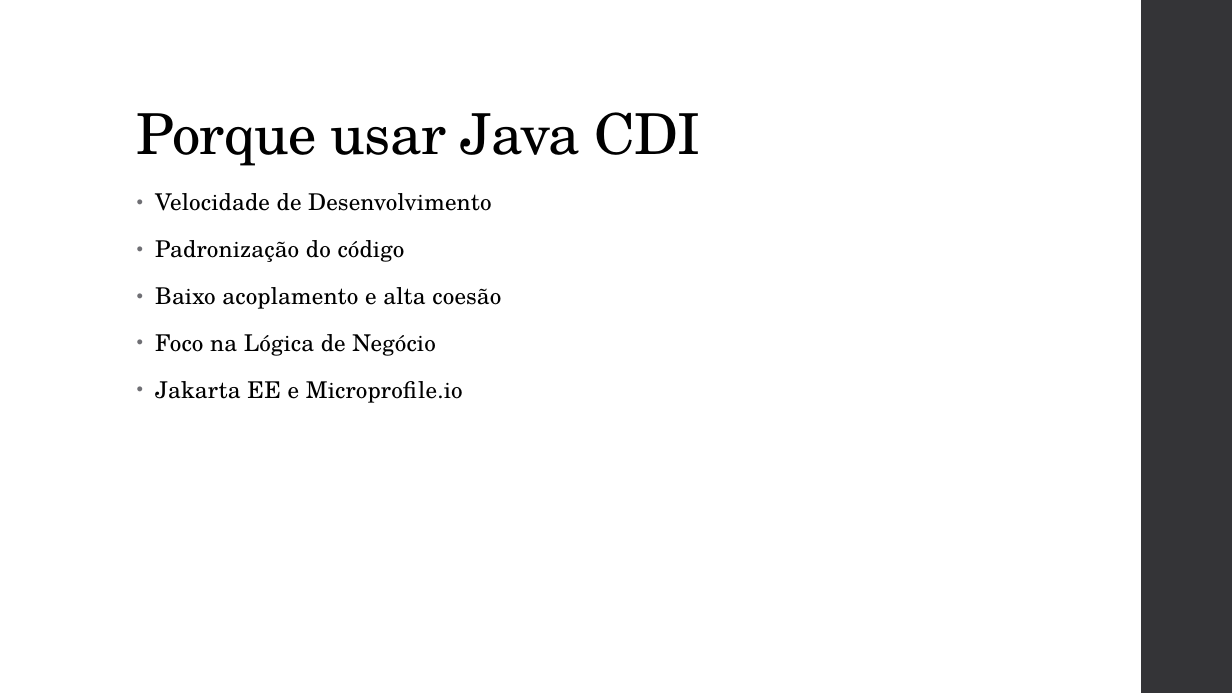
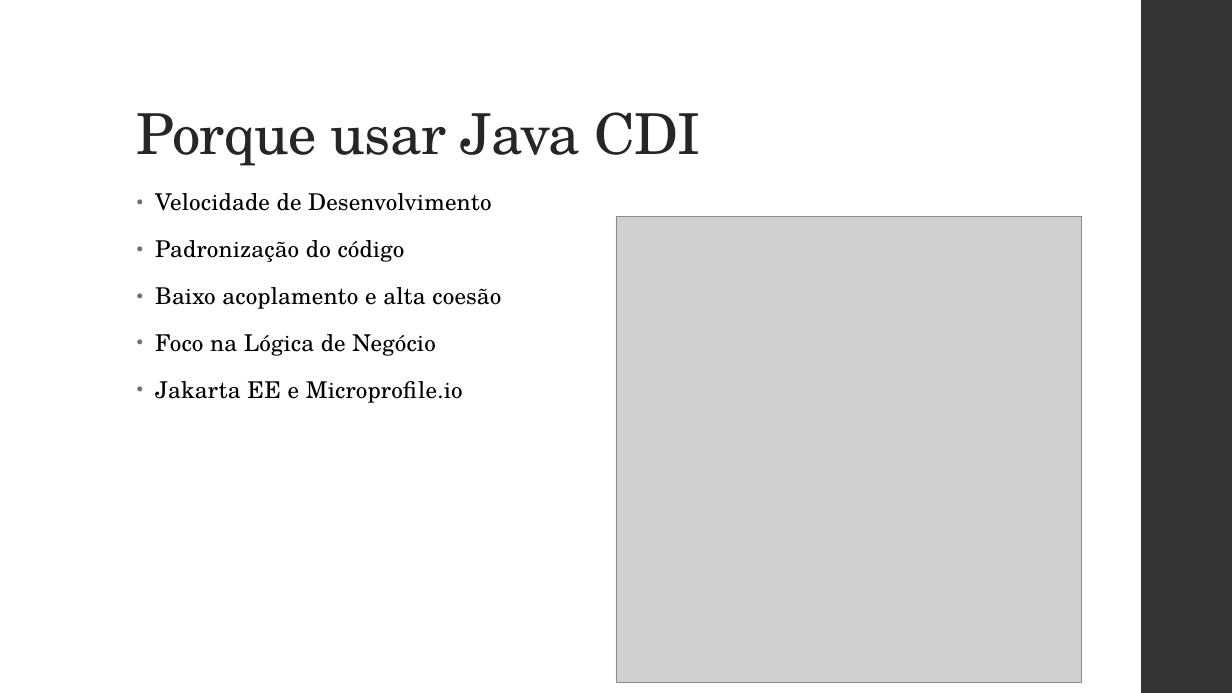
Before and after one commit to vepo/cdi-tutorial, a slide deck: slide 6 of resource/Java CDI.pptx (slide 5 before the commit). Drawn at 1232x693 pixels with LibreOffice and Linux fonts; fonts in the diff are those of the drawing; grey boxes stand for pictures. Boxes give left, top, right and bottom in pixels: in the first picture for what was removed or moved away, otherwise in the second. Text is boxed around its words. In the diff, an @@ line names an element or a change of style, - is before the commit and + after.

```diff
--- a/resource/Java CDI.pptx
+++ b/resource/Java CDI.pptx
@@ title "Porque usar Java CDI" at (x1=137, y1=112, x2=700, y2=166): text colour #000000 to #262626 @@
@@ picture added at (x1=616, y1=216, x2=1082, y2=682) @@
```
Also in this commit, not shown: 23 other slides changed, 4 slides added, 6 other files.
